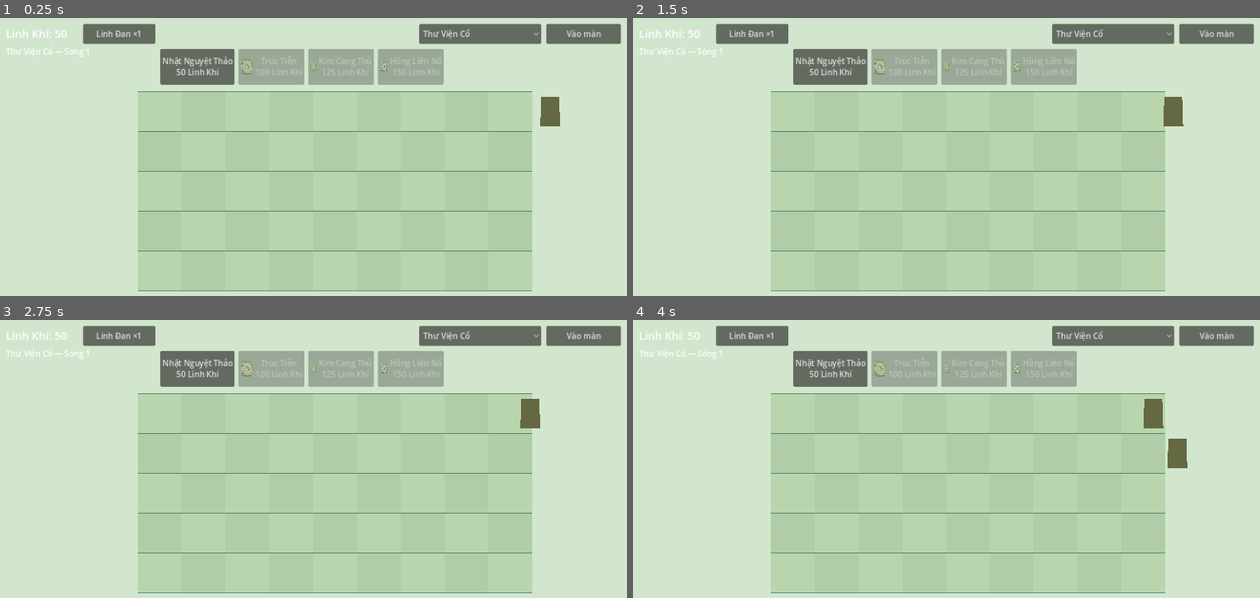
Above: before the commit, frames 1-4 (two rows, left to right).
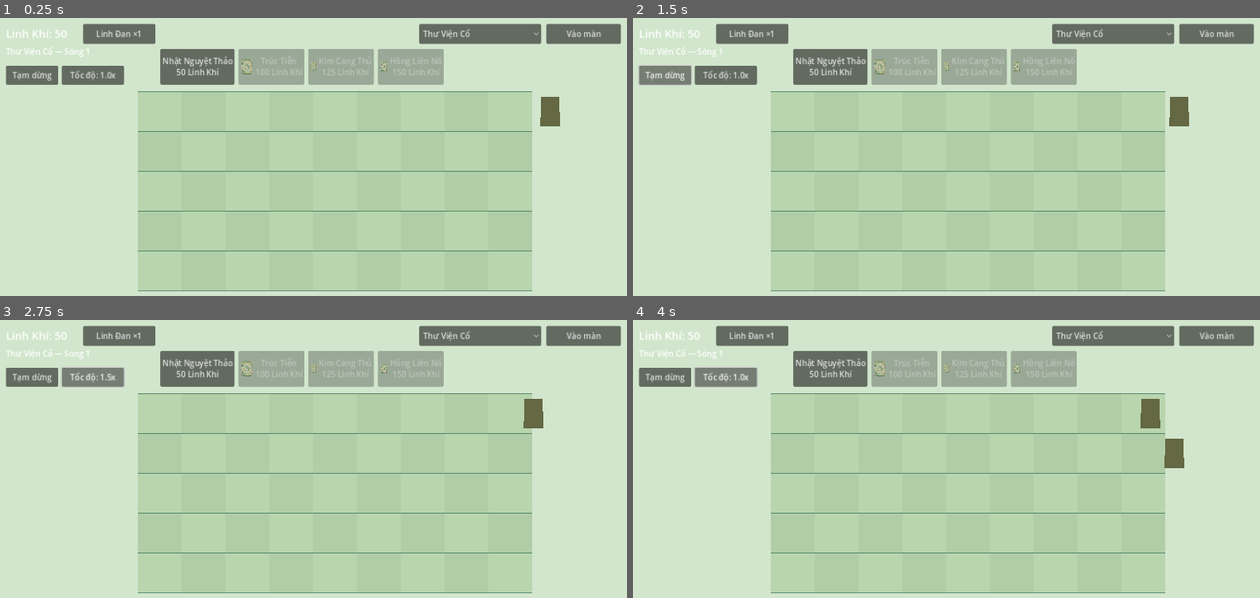
Above: after the commit, the same moments.

Repository: thandanh83-sys/Plants-vs.-Zombies
Game: Godot game, scene res://scenes/Main.tscn
Same seed, same stepped clock (60 frames per second), same inputs: the game is played once before the commit and once after it.
Inputs (mouse positions are in pixels of both pictures, inside the frame that each line leads up to):
- Up to frame 1 (0.25 s): no input
- Up to frame 2 (1.5 s): click (664, 76) at 0.5 s, where only the run after the commit has a clickable "Tạm dừng"; click (664, 76) at 1.25 s, where only the run after the commit has a clickable "Tiếp tục"
- Up to frame 3 (2.75 s): click (94, 378) at 2 s, where only the run after the commit has a clickable "Tốc độ: 1.0x"
- Up to frame 4 (4 s): click (727, 378) at 2.75 s, where only the run after the commit has a clickable "Tốc độ: 1.5x"; click (727, 378) at 3.5 s, where only the run after the commit has a clickable "Tốc độ: 2.0x"

The runs differ from the first frame. In frame 1, 1.3% of the frame differs, in the area x 0-20%, y 17-25%; in frame 2, 1.5%; in frame 3, 1.4%; in frame 4, 1.5%, in the area x 0-89%, y 16-54%.

Commit message:
feat: add AI content studio and gameplay controls

Diff:
--- a/behaviors/PlantBehavior.gd
+++ b/behaviors/PlantBehavior.gd
@@ -61,7 +61,7 @@
 			grid.remove_obstacles(str(abilities.get("removes_obstacles", "grave")), int(abilities.get("max_targets", 1)))
 	if abilities.has("armed_delay"):
 		armed = false
-		await get_tree().create_timer(maxf(0.0, float(abilities.get("armed_delay", 3.0)))).timeout
+		await get_tree().create_timer(maxf(0.0, float(abilities.get("armed_delay", 3.0))), false).timeout
 		if is_inside_tree():
 			armed = true
 
@@ -212,7 +212,7 @@
 		if zombie.lane == lane and _is_zombie_visible(zombie) and absf(zombie.global_position.x - global_position.x) <= 58.0:
 			is_eating = true
 			eating_target = zombie
-			await get_tree().create_timer(maxf(0.1, float(_abilities().get("eat_time", 5.0)))).timeout
+			await get_tree().create_timer(maxf(0.1, float(_abilities().get("eat_time", 5.0))), false).timeout
 			if is_inside_tree() and is_instance_valid(eating_target):
 				eating_target.take_damage(999999.0)
 			is_eating = false
@@ -239,8 +239,11 @@
 				target.take_damage(amount)
 	_remove_self()
 
+func can_activate_plant_food() -> bool:
+	return not _food_busy and is_inside_tree()
+
 func activate_plant_food() -> bool:
-	if _food_busy or not is_inside_tree():
+	if not can_activate_plant_food():
 		return false
 	_food_busy = true
 	var abilities := _abilities()
@@ -252,7 +255,7 @@
 			if not is_inside_tree():
 				break
 			_shoot()
-			await get_tree().create_timer(interval).timeout
+			await get_tree().create_timer(interval, false).timeout
 	elif food is String:
 		match str(food):
 			"restore_full_hp":
@@ -279,7 +282,7 @@
 				if not is_inside_tree():
 					break
 				_shoot()
-				await get_tree().create_timer(0.06).timeout
+				await get_tree().create_timer(0.06, false).timeout
 		else:
 			hp = max_hp
 	_food_busy = false
--- a/core/CardManager.gd
+++ b/core/CardManager.gd
@@ -26,9 +26,12 @@
 		button.custom_minimum_size = Vector2(132, 72)
 		button.text = "%s\n%s Linh Khí" % [str(data.get("name", plant_id)), str(data.get("cost", 0))]
 		button.toggle_mode = true
-		if packet != null:
-			button.icon = packet
+		var plant_texture: Texture2D = DataLoader.get_plant_sprite(plant_id)
+		var card_icon: Texture2D = plant_texture if plant_texture != null else packet
+		if card_icon != null:
+			button.icon = card_icon
 			button.expand_icon = true
+		button.tooltip_text = str(data.get("description", data.get("name", plant_id)))
 		button.pressed.connect(_on_card_pressed.bind(plant_id, button))
 		container.add_child(button)
 		_buttons[plant_id] = button
--- a/core/GameManager.gd
+++ b/core/GameManager.gd
@@ -64,7 +64,7 @@
 func win_level() -> void:
 	if state != "playing":
 		return
-	SaveSystem.record_level_completed(current_level_id)
+	SaveSystem.record_level_completed(current_level_id, sun)
 	_set_state("won")
 
 func lose_level() -> void:
--- a/core/SaveSystem.gd
+++ b/core/SaveSystem.gd
@@ -45,11 +45,12 @@
 func is_level_unlocked(level_id: String) -> bool:
 	return level_id in save_data.get("unlocked_levels", [])
 
-func record_level_completed(level_id: String) -> void:
+func record_level_completed(level_id: String, remaining_sun: int = 0) -> void:
 	var completed: Array = save_data.get("completed_levels", [])
 	if level_id not in completed:
 		completed.append(level_id)
 	save_data["completed_levels"] = completed
+	save_data["best_sun"] = maxi(int(save_data.get("best_sun", 0)), maxi(0, remaining_sun))
 	var level_ids: Array = DataLoader.get_all_level_ids()
 	level_ids.sort()
 	var current_index: int = level_ids.find(level_id)
--- a/core/WaveManager.gd
+++ b/core/WaveManager.gd
@@ -83,10 +83,10 @@
 					spawned.set_boss_mode()
 				zombie_spawned.emit(zombie_id, lane)
 			if spawn_index + 1 < count:
-				await get_tree().create_timer(interval).timeout
+				await get_tree().create_timer(interval, false).timeout
 		var rest := maxf(float(wave.get("rest_after", interval)), 0.0)
 		if rest > 0.0:
-			await get_tree().create_timer(rest).timeout
+			await get_tree().create_timer(rest, false).timeout
 	if _is_run_active(token):
 		running = false
 		all_waves_finished.emit()
--- a/data/config/ui-assets.json
+++ b/data/config/ui-assets.json
@@ -1,5 +1,4 @@
 {
-  "logo": "res://assets/ui/logo.png",
   "seed_packet": "res://assets/ui/seed-packet.png",
   "linh_khi": "res://assets/ui/linh-khi.png"
 }
--- a/scenes/Main.gd
+++ b/scenes/Main.gd
@@ -14,6 +14,10 @@
 var restart_button: Button
 var _starting_level := false
 var _level_run_id := 0
+var pause_button: Button
+var speed_button: Button
+var _speed_index := 0
+const GAME_SPEEDS := [1.0, 1.5, 2.0]
 
 func _ready() -> void:
 	_build_background()
@@ -86,6 +90,22 @@
 	level_start_button.pressed.connect(_start_selected_level)
 	add_child(level_start_button)
 
+	pause_button = Button.new()
+	pause_button.position = Vector2(20, 96)
+	pause_button.size = Vector2(105, 38)
+	pause_button.text = "Tạm dừng"
+	pause_button.process_mode = Node.PROCESS_MODE_ALWAYS
+	pause_button.pressed.connect(_toggle_pause)
+	add_child(pause_button)
+
+	speed_button = Button.new()
+	speed_button.position = Vector2(132, 96)
+	speed_button.size = Vector2(125, 38)
+	speed_button.text = "Tốc độ: 1.0x"
+	speed_button.process_mode = Node.PROCESS_MODE_ALWAYS
+	speed_button.pressed.connect(_cycle_game_speed)
+	add_child(speed_button)
+
 func _populate_levels() -> void:
 	level_selector.clear()
 	var ids: Array = DataLoader.get_all_level_ids()
@@ -114,6 +134,32 @@
 func _on_level_selected(_index: int) -> void:
 	pass
 
+func _toggle_pause() -> void:
+	if GameManager.state != "playing":
+		return
+	get_tree().paused = not get_tree().paused
+	pause_button.text = "Tiếp tục" if get_tree().paused else "Tạm dừng"
+
+func _cycle_game_speed() -> void:
+	if GameManager.state != "playing" or get_tree().paused:
+		return
+	_speed_index = (_speed_index + 1) % GAME_SPEEDS.size()
+	Engine.time_scale = float(GAME_SPEEDS[_speed_index])
+	speed_button.text = "Tốc độ: %.1fx" % Engine.time_scale
+
+func _reset_game_time() -> void:
+	get_tree().paused = false
+	Engine.time_scale = 1.0
+	_speed_index = 0
+	if is_instance_valid(pause_button):
+		pause_button.text = "Tạm dừng"
+	if is_instance_valid(speed_button):
+		speed_button.text = "Tốc độ: 1.0x"
+
+func _exit_tree() -> void:
+	Engine.time_scale = 1.0
+	get_tree().paused = false
+
 func _start_selected_level() -> void:
 	var index := level_selector.selected
 	if index < 0 or index >= level_selector.item_count:
@@ -129,6 +175,7 @@
 func _start_level(level_id: String) -> void:
 	if _starting_level or not GameManager.start_level(level_id):
 		return
+	_reset_game_time()
 	_starting_level = true
 	_level_run_id += 1
 	_clear_sun_pickups()
@@ -173,11 +220,14 @@
 	if plant_food_mode:
 		for plant in get_tree().get_nodes_in_group("plants"):
 			if plant.global_position.distance_to(event.position) <= 42.0:
+				if not plant.can_activate_plant_food():
+					state_label.text = "Cây đang thực hiện Linh Đan."
+					return
 				if GameManager.spend_plant_food():
 					plant.activate_plant_food()
-				plant_food_mode = false
-				plant_food_button.button_pressed = false
-				_on_plant_food_changed(GameManager.plant_food_charges)
+					plant_food_mode = false
+					plant_food_button.button_pressed = false
+					_on_plant_food_changed(GameManager.plant_food_charges)
 				return
 		return
 	if selected_plant_id.is_empty():
@@ -216,7 +266,7 @@
 		button.queue_free()
 	)
 	add_child(button)
-	var timer := get_tree().create_timer(8.0)
+	var timer := get_tree().create_timer(8.0, false)
 	timer.timeout.connect(func():
 		if is_instance_valid(button):
 			button.queue_free()
@@ -237,6 +287,8 @@
 		plant_food_button.button_pressed = false
 
 func _on_state_changed(new_state: String) -> void:
+	if new_state != "playing":
+		_reset_game_time()
 	match new_state:
 		"lost":
 			AudioManager.play("lose")
@@ -268,6 +320,6 @@
 	var run_id := _level_run_id
 	var level_id := GameManager.current_level_id
 	while run_id == _level_run_id and GameManager.state == "playing" and not get_tree().get_nodes_in_group("zombies").is_empty():
-		await get_tree().create_timer(0.25).timeout
+		await get_tree().create_timer(0.25, false).timeout
 	if run_id == _level_run_id and GameManager.state == "playing" and GameManager.current_level_id == level_id:
 		GameManager.win_level()
Not shown, added: docs/AI_CONTENT_STUDIO.md
Not shown, changed: docs/reports/CURRENT_STATUS.md
